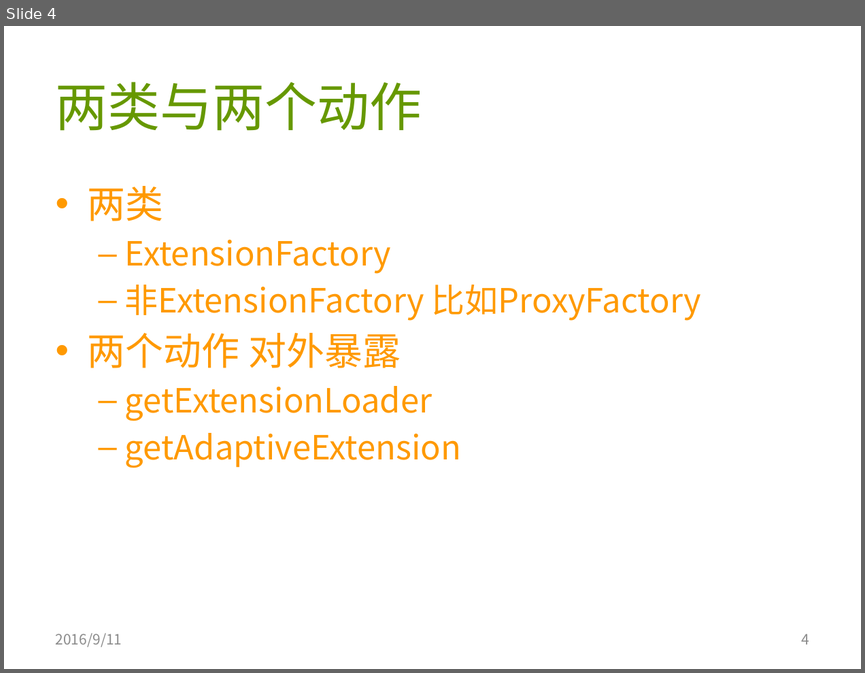
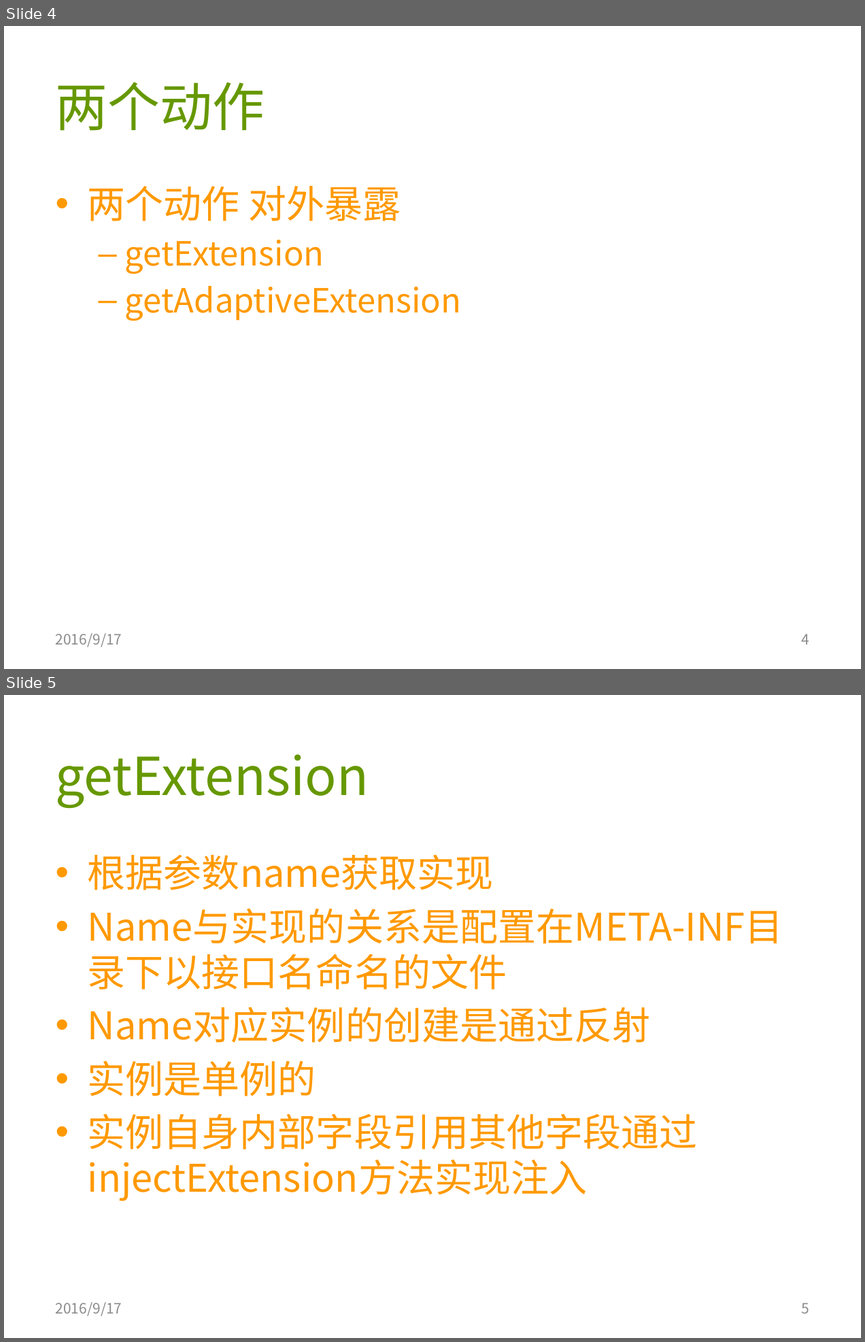
Before and after one commit to AmarRocks/demo, a slide deck: 04.dubbo_demo/document/dubbo源码分析3-扩展点.pptx. Shown one above the other, each under a label of ours: slide 4 before the commit, slides 4 and 5 after it. The pictures are 865x673 and 865x1342 pixels, drawn with LibreOffice and Linux fonts; fonts in the diff are those of the drawing. Boxes give left, top, right and bottom in pixels: in the first picture for what was removed or moved away, otherwise in the second. Text is boxed around its words. In the diff, an @@ line names an element or a change of style, - is before the commit and + after.

Commit message:
dubbo src study3 extension close

```diff
--- a/04.dubbo_demo/document/dubbo源码分析3-扩展点.pptx
+++ b/04.dubbo_demo/document/dubbo源码分析3-扩展点.pptx
@@ slide 5 added at [4, 695, 861, 1338], background #FFFFFF @@
@@ title added at [56, 754, 369, 808], 44 pt, text #669800 @@
+getExtension
@@ text added at [88, 854, 783, 1201], 32 pt, text #FF9900 @@
+• 根据参数name获取实现
+• Name与实现的关系是配置在META-INF目录下以接口名命名的文件
+• Name对应实例的创建是通过反射
+• 实例是单例的
+• 实例自身内部字段引用其他字段通过injectExtension方法实现注入
@@ text added at [56, 1302, 122, 1316], 12 pt, text #8C8C8C @@
+2016/9/17
@@ page number added at [802, 1302, 810, 1313], 12 pt, text #8C8C8C @@
+5
@@ slide 4 changed as well @@
@@ title at [56, 82, 265, 131]: text changed @@
-两类与两个动作
+两个动作
@@ text at [88, 186, 701, 320]: paragraphs removed @@
-• 两类
-  – ExtensionFactory
-  – 非ExtensionFactory 比如ProxyFactory
@@ text at [125, 240, 324, 274]: text changed @@
-  – getExtensionLoader
+  – getExtension
@@ text at [56, 633, 122, 647]: text changed @@
-2016/9/11
+2016/9/17
```
Also in this commit, not shown: 4 other slides changed, 2 other slides added, 1 slide removed, 2 other files.
